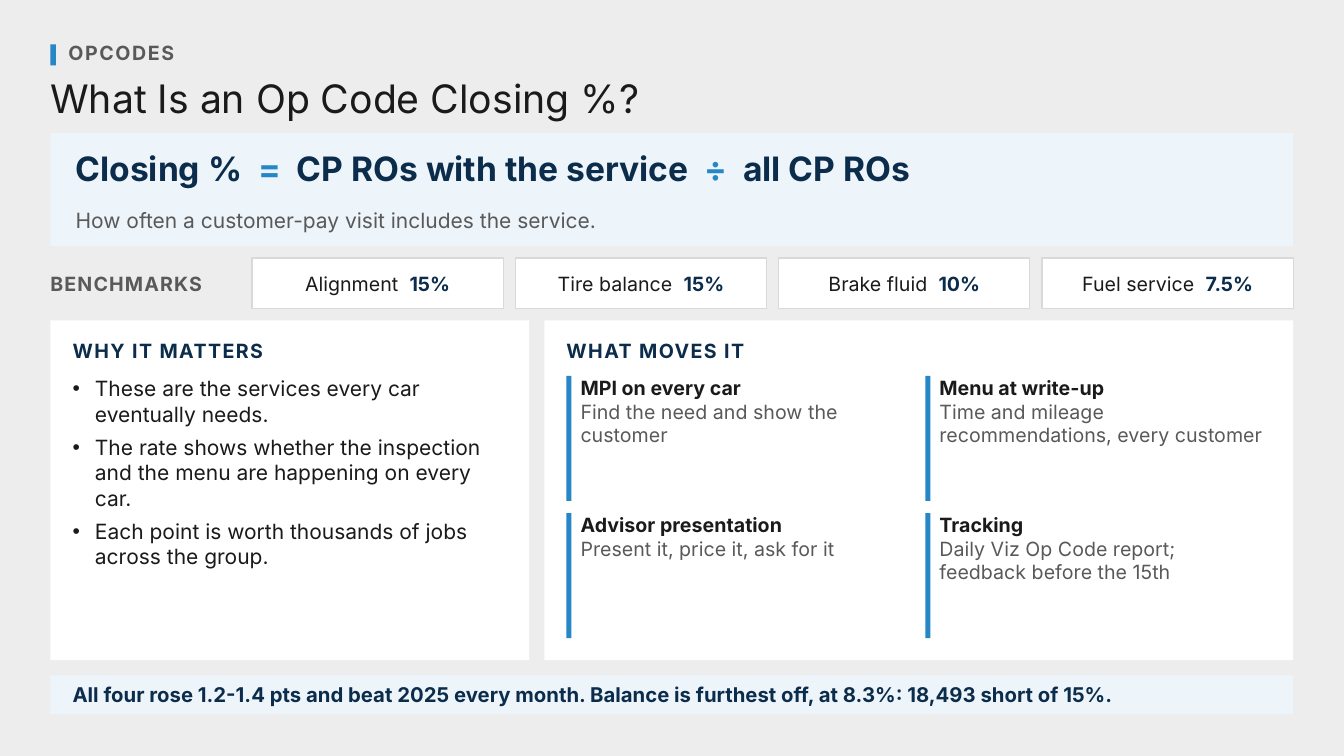
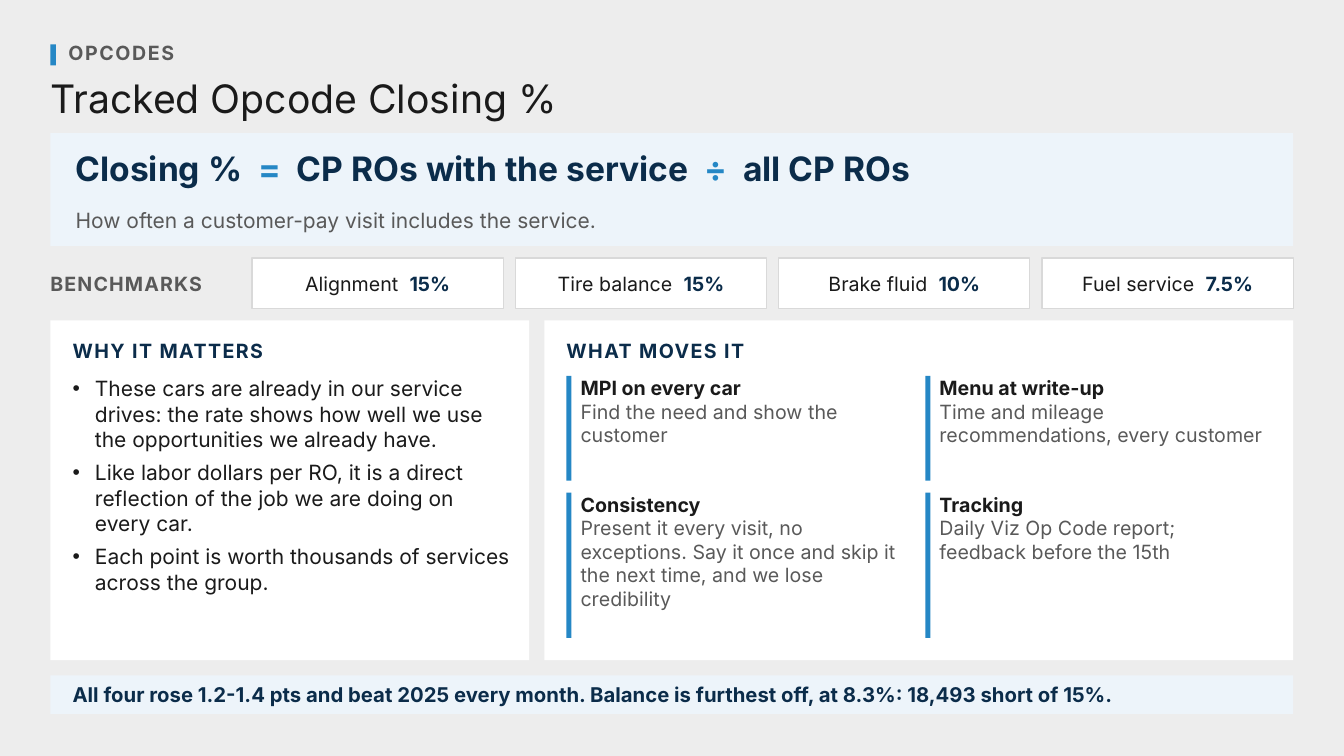
Before and after one commit to Ndresner/Noah, a slide deck: slide 92 of day2-deck/decks/Fixed Ops - Day 2 Example Test Deck.pptx (slide 89 before the commit). Drawn at 1344x756 pixels with LibreOffice and Linux fonts; fonts in the diff are those of the drawing. Boxes give left, top, right and bottom in pixels: in the first picture for what was removed or moved away, otherwise in the second. Text is boxed around its words. In the diff, an @@ line names an element or a change of style, - is before the commit and + after.

```diff
--- a/day2-deck/decks/Fixed Ops - Day 2 Example Test Deck.pptx
+++ b/day2-deck/decks/Fixed Ops - Day 2 Example Test Deck.pptx
@@ text at [50, 83, 507, 122]: text changed @@
-What Is an Op Code Closing %?
+Tracked Opcode Closing %
@@ text at [95, 380, 510, 595]: text changed @@
-• These are the services every car eventually needs.
-• The rate shows whether the inspection and the menu are happening on every car.
-• Each point is worth thousands of jobs across the group.
+• These cars are already in our service drives: the rate shows how well we use the opportunities we already have.
+• Like labor dollars per RO, it is a direct reflection of the job we are doing on every car.
+• Each point is worth thousands of services across the group.
@@ rectangle: place and size @@
-rectangle at [567, 376, 572, 501]
+rectangle at [567, 376, 572, 481]
@@ rectangle: place and size @@
-rectangle at [926, 376, 931, 501]
+rectangle at [926, 376, 931, 481]
@@ rectangle: place and size @@
-rectangle at [567, 513, 572, 638]
+rectangle at [567, 493, 572, 638]
@@ text at [581, 497, 895, 610]: text changed @@
-Advisor presentation
-Present it, price it, ask for it
+Consistency
+Present it every visit, no exceptions. Say it once and skip it the next time, and we lose credibility
@@ rectangle: place and size @@
-rectangle at [926, 513, 931, 638]
+rectangle at [926, 493, 931, 638]
@@ text "Tracking": place and size @@
-text "Tracking" at [939, 517, 1175, 579]
+text "Tracking" at [939, 497, 1175, 559]
```
Also in this commit, not shown: 20 other slides changed, 5 slides added, 10 slides removed, 48 other files.
